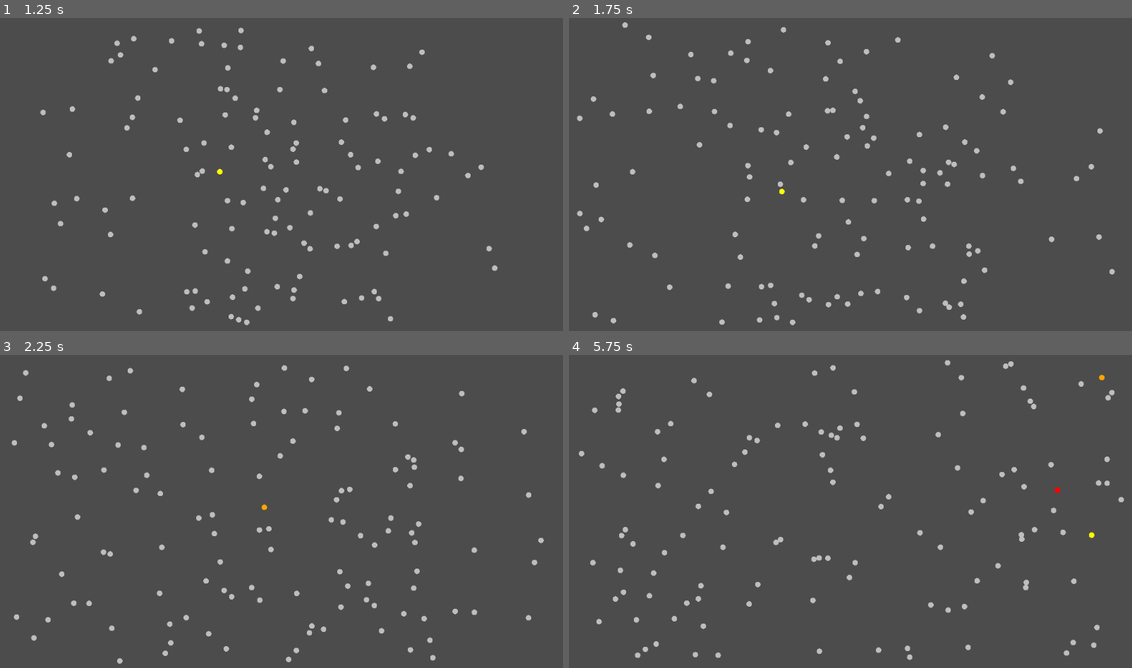
Above: before the commit, frames 1-4 (two rows, left to right).
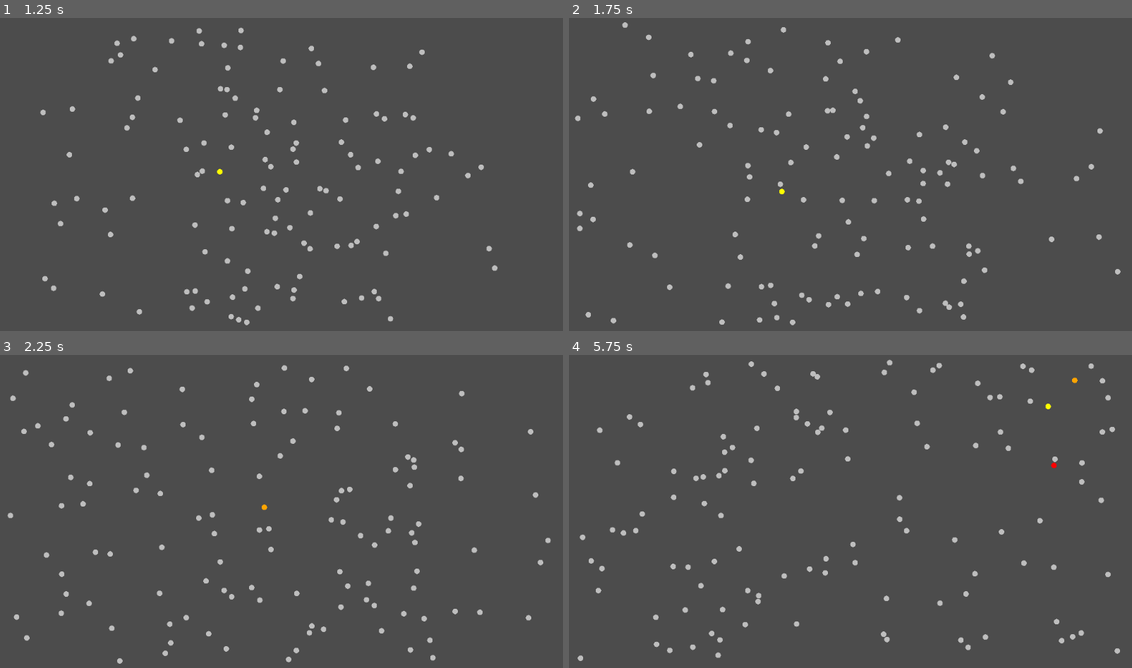
Above: after the commit, the same moments.

Repository: h4de5/godot-wusely
Game: Godot game, scene res://src/game.tscn
The game is run twice, just before and just after one commit, with the same random seed, the same clock (stepped at 60 frames per second) and the same inputs.
Inputs:
- Up to frame 1 (1.25 s): no input
- Up to frame 2 (1.75 s): no input
- Up to frame 3 (2.25 s): no input
- Up to frame 4 (5.75 s): no input

Frame 1 is identical in both runs. In frame 2, 0.2% of the frame differs, in the area x 1-98%, y 29-96%; in frame 3, 0.6%; in frame 4, 3.4%, in the area x 1-99%, y 1-98%.

Commit message:
Add city abstraction layer,

Diff:
--- /dev/null
+++ b/src/city.gd
@@ -0,0 +1,28 @@
+extends Node
+
+# a single host
+const host = preload("res://src/host.tscn")
+
+### city attributes
+export var movement_speed = 1.2
+export var citizens = 120
+export var hospital_beds = 20
+
+# Called when the node enters the scene tree for the first time.
+func _ready():
+	set_hosts()
+
+func set_hosts():
+	var citizen
+	for i in range(citizens):
+		citizen = host.instance()
+		citizen.birth(self)
+		get_node("hosts").add_child(citizen)
+	outbreak()
+
+func outbreak():
+	var virus = load("res://src/virus.gd").new()
+	var patient0 = host.instance()
+	patient0.birth(self)
+	get_node("hosts").add_child(patient0)
+	patient0.infect(virus)
--- /dev/null
+++ b/src/city.tscn
@@ -0,0 +1,35 @@
+[gd_scene load_steps=4 format=2]
+
+[ext_resource path="res://src/city.gd" type="Script" id=1]
+
+[sub_resource type="RectangleShape2D" id=1]
+extents = Vector2( 3.77576, 276.618 )
+
+[sub_resource type="RectangleShape2D" id=2]
+extents = Vector2( 509.308, 3.1938 )
+
+[node name="city" type="Node"]
+script = ExtResource( 1 )
+
+[node name="StaticBody2D" type="StaticBody2D" parent="."]
+
+[node name="CollisionShape2D" type="CollisionShape2D" parent="StaticBody2D"]
+position = Vector2( -506, 0 )
+shape = SubResource( 1 )
+
+[node name="CollisionShape2D2" type="CollisionShape2D" parent="StaticBody2D"]
+position = Vector2( 506, 0 )
+shape = SubResource( 1 )
+
+[node name="CollisionShape2D3" type="CollisionShape2D" parent="StaticBody2D"]
+position = Vector2( 0, -280 )
+shape = SubResource( 2 )
+
+[node name="CollisionShape2D4" type="CollisionShape2D" parent="StaticBody2D"]
+position = Vector2( 0, 280 )
+shape = SubResource( 2 )
+
+[node name="Camera2D" type="Camera2D" parent="."]
+current = true
+
+[node name="hosts" type="Node" parent="."]
--- a/src/game.tscn
+++ b/src/game.tscn
@@ -1,37 +1,9 @@
-[gd_scene load_steps=4 format=2]
+[gd_scene load_steps=3 format=2]
 
+[ext_resource path="res://src/city.tscn" type="PackedScene" id=1]
 [ext_resource path="res://src/main.gd" type="Script" id=2]
-
-[sub_resource type="RectangleShape2D" id=1]
-extents = Vector2( 3.77576, 276.618 )
-
-[sub_resource type="RectangleShape2D" id=2]
-extents = Vector2( 509.308, 3.1938 )
 
 [node name="game" type="Node2D"]
 script = ExtResource( 2 )
 
-[node name="level" type="Node" parent="."]
-
-[node name="StaticBody2D" type="StaticBody2D" parent="level"]
-
-[node name="CollisionShape2D" type="CollisionShape2D" parent="level/StaticBody2D"]
-position = Vector2( -500, 0 )
-shape = SubResource( 1 )
-
-[node name="CollisionShape2D2" type="CollisionShape2D" parent="level/StaticBody2D"]
-position = Vector2( 500, 0 )
-shape = SubResource( 1 )
-
-[node name="CollisionShape2D3" type="CollisionShape2D" parent="level/StaticBody2D"]
-position = Vector2( 0, -280 )
-shape = SubResource( 2 )
-
-[node name="CollisionShape2D4" type="CollisionShape2D" parent="level/StaticBody2D"]
-position = Vector2( 0, 280 )
-shape = SubResource( 2 )
-
-[node name="Camera2D" type="Camera2D" parent="level"]
-current = true
-
-[node name="hosts" type="Node" parent="."]
+[node name="city" parent="." instance=ExtResource( 1 )]
--- a/src/host.gd
+++ b/src/host.gd
@@ -8,6 +8,23 @@
 onready var sprite = get_node("Sprite")
 onready var infections = get_node("Infections")
 
+### host attributes
+# whenever a dot is dead
+var is_dead : bool = false setget set_dead
+# whenever a dot is in quarantined
+var is_quarantined : bool = false setget set_quarantined
+# whenever a dot is in hospital
+var is_hospitalized : bool = false setget set_hospitalized
+
+# city in which the host belongs to
+var city
+
+# movement direction
+var direction : Vector2 = Vector2(0,0)
+# current speed, comes from city, will be set in birth
+var movement_speed
+
+### infection attributes
 # those getters will search through all current infections of a host
 # is set the host is infected by a given virus
 var is_infected : bool = false setget , get_infected
@@ -16,21 +33,21 @@
 # defines if a Host is contagious
 var is_contagious : bool = false setget , get_contagious
 
-# whener a dot is dead
-var is_dead : bool = false setget set_dead
-var direction : Vector2 = Vector2(0,0)
-var speed = 1.2
-
 func set_dead(val: bool):
 	is_dead = val
+func set_quarantined(val: bool):
+	is_quarantined = val
+func set_hospitalized(val: bool):
+	is_hospitalized = val
 
-func get_infected():
+func get_infected() -> bool:
 	return find_infection('is_infected', null)
-func get_symptoms():
+func get_symptoms() -> bool:
 	return find_infection('is_symptoms', null)
-func get_contagious():
+func get_contagious() -> bool:
 	return find_infection('is_contagious', null)
 
+# find a given attribute from any (null) or a specific virus
 func find_infection(attribute, virus = null):
 	if infections.get_child_count() > 0:
 		for infection in infections.get_children():
@@ -46,7 +63,7 @@
 	#var infection : Infection
 	# create a new infection based on given virus
 	# for reference
-	#var infection = load("res://src/infection.gd").new()
+	# var infection = load("res://src/infection.gd").new()
 	# for nodes
 	var infection = load("res://src/infection.tscn").instance()
 	# TODO - change here to duplicate/clone - instead of ref
@@ -55,12 +72,11 @@
 	# add infection to hosts list
 	infections.add_child(infection)
 
-
 	# return it, for later use..
 	return infection
 
 # check if a virus can infect the host
-func infectable(virus):
+func infectable(virus) -> bool:
 	var is_vulnerable = true
 	# TODO - even a dead body could be vulnerable
 	if is_dead:
@@ -98,14 +114,22 @@
 	# start direction
 	direction = Vector2(randf() * 400 -200, randf() * 400 -200)
 
+func birth(city):
+	self.city = city
+	movement_speed = city.movement_speed
+
 func _process(delta: float) -> void:
 	 # Get velocity
-	var velocity = speed * direction # move slow? increases speed or multiply this x 100
-	# move and slide:
+	var velocity = movement_speed * direction
+
+	# if host is dead - slowing down until stopping
 	if is_dead:
-		speed *= 0.99
-	if is_symptoms:
+		movement_speed *= 0.98
+	# if host show symptoms, drop movement speed
+	#if get_symptoms():
+	if self.is_symptoms:
 		velocity /= 2
+
 	move_and_slide(velocity)
 	# check if there is a collision:
 	if get_slide_count() > 0:
--- a/src/host.tscn
+++ b/src/host.tscn
@@ -10,7 +10,6 @@
 script = ExtResource( 2 )
 
 [node name="CollisionShape2D" type="CollisionShape2D" parent="."]
-scale = Vector2( 1, 1 )
 shape = SubResource( 1 )
 
 [node name="Sprite" type="Sprite" parent="."]
--- a/src/infection.gd
+++ b/src/infection.gd
@@ -66,7 +66,8 @@
 		return false
 
 func get_not_vulnerable():
-	return ! is_vulnerable
+	# return ! get_vulnerable()
+	return self.is_vulnerable
 
 func set_host(h):
 	host = h
--- a/src/main.gd
+++ b/src/main.gd
@@ -1,24 +1,4 @@
 extends Node2D
 
-
-# Declare member variables here. Examples:
-# var a = 2
-# var b = "text"
-const host = preload("res://src/host.tscn")
-
-
-# Called when the node enters the scene tree for the first time.
 func _ready():
-	set_hosts()
-
-func set_hosts():
-
-	for i in range(120):
-		get_node("hosts").add_child(host.instance())
-	outbreak()
-
-func outbreak():
-	var virus = load("res://src/virus.gd").new()
-	var patient0 = host.instance()
-	get_node("hosts").add_child(patient0)
-	patient0.infect(virus)
+	pass
--- a/src/virus.gd
+++ b/src/virus.gd
@@ -14,7 +14,7 @@
 const time_to_death = 200
 
 # TODO - missing time variations
-# when does cure start?
+# when does cure start? - immediatly after infection
 # what if host does not show symptoms, when does cure start?
 # can there be contagious without symptoms
 # can there be death without symptoms
